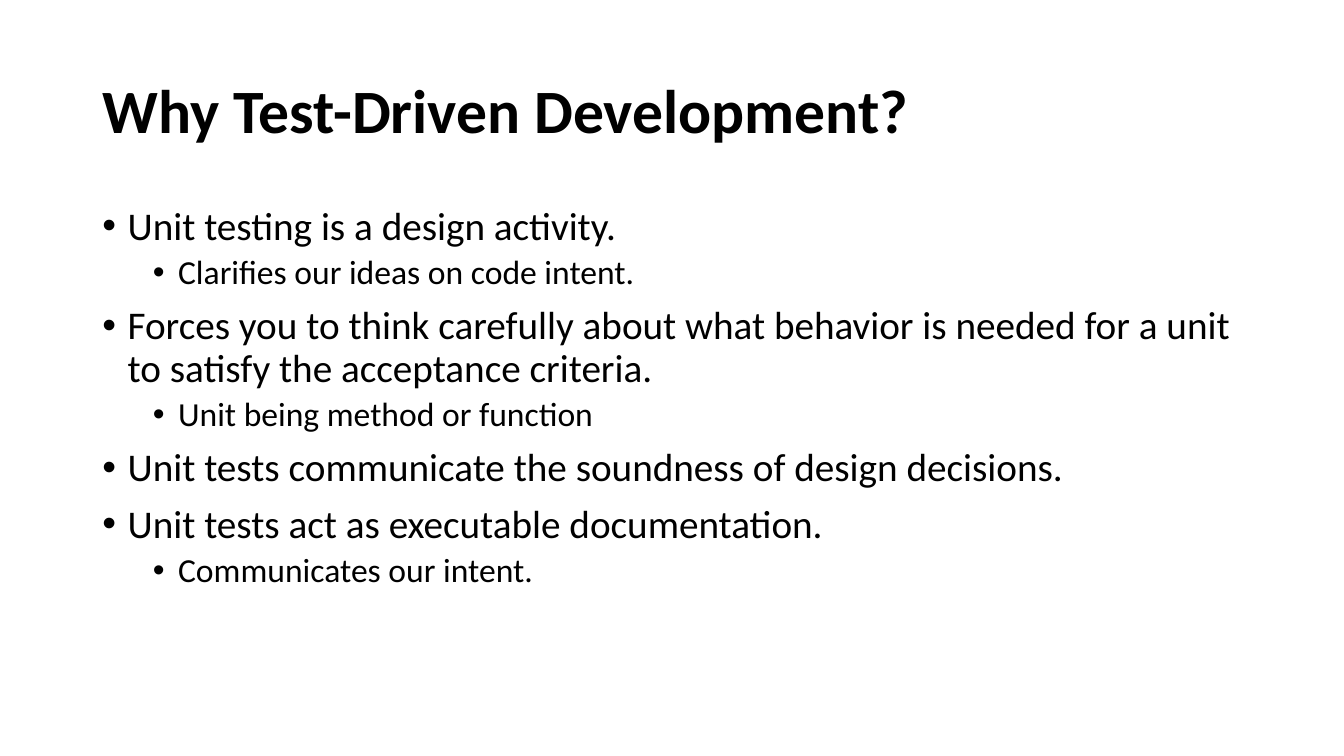
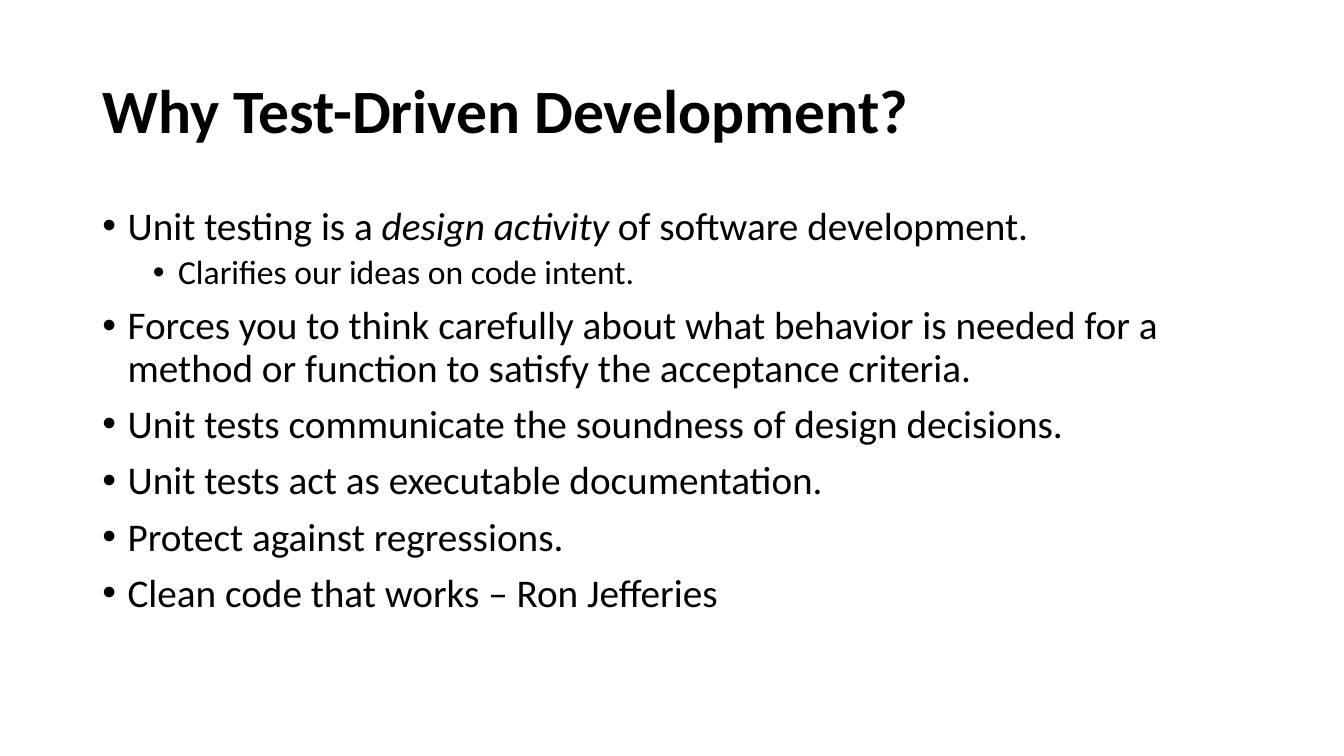
Before and after one commit to cebartling/test-driven, a slide deck: slide 3 of presentations/Introduction to Test-Driven Development.pptx. Drawn at 1344x756 pixels with LibreOffice and Linux fonts; fonts in the diff are those of the drawing. Boxes give left, top, right and bottom in pixels: in the first picture for what was removed or moved away, otherwise in the second. Text is boxed around its words. In the diff, an @@ line names an element or a change of style, - is before the commit and + after.

```diff
--- a/presentations/Introduction to Test-Driven Development.pptx
+++ b/presentations/Introduction to Test-Driven Development.pptx
@@ text at [128, 212, 1028, 247]: text changed @@
-• Unit testing is a design activity.
+• Unit testing is a design activity of software development.
@@ text at [128, 311, 1158, 389]: text changed @@
-• Forces you to think carefully about what behavior is needed for a unit to satisfy the acceptance criteria.
-  • Unit being method or function
+• Forces you to think carefully about what behavior is needed for a method or function to satisfy the acceptance criteria.
@@ text at [128, 524, 717, 608]: text changed; size 24 to 28 pt @@
-  • Communicates our intent.
+• Protect against regressions.
+• Clean code that works – Ron Jefferies
```
Also in this commit, not shown: 10 other slides changed, 1 slide added, 2 slides removed.
